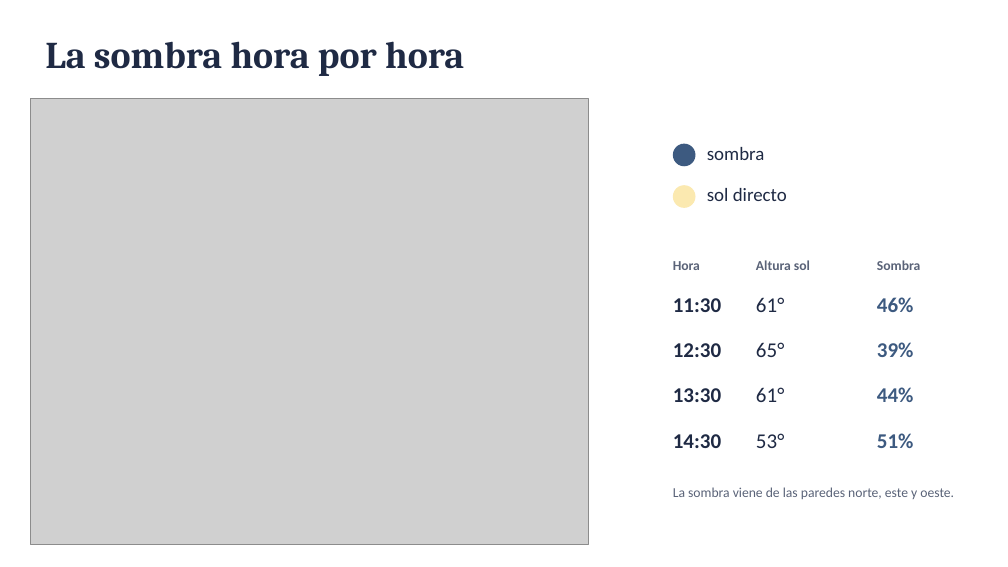
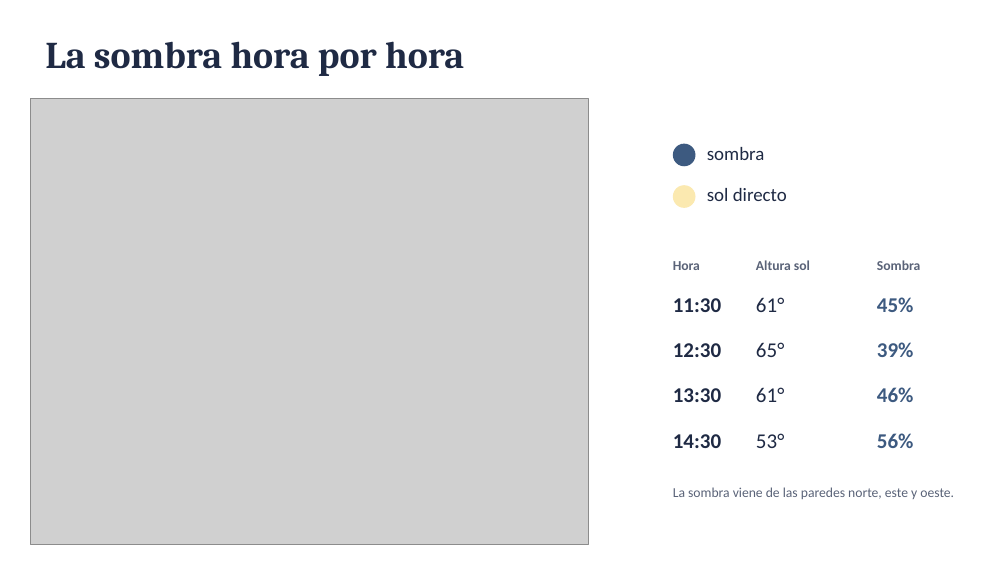
Before and after one commit to juangarbusii-netizen/producto-final-stem-sombras, a slide deck: slide 3 of Sombra_patio_17_octubre.pptx. Drawn at 1008x567 pixels with LibreOffice and Linux fonts; fonts in the diff are those of the drawing; grey boxes stand for pictures. Boxes give left, top, right and bottom in pixels: in the first picture for what was removed or moved away, otherwise in the second. Text is boxed around its words. In the diff, an @@ line names an element or a change of style, - is before the commit and + after.

```diff
--- a/Sombra_patio_17_octubre.pptx
+++ b/Sombra_patio_17_octubre.pptx
@@ text at [877,297,914,312]: text changed @@
-46%
+45%
@@ text at [877,387,914,402]: text changed @@
-44%
+46%
@@ text at [877,433,914,448]: text changed @@
-51%
+56%
```
Also in this commit, not shown: 3 other slides changed, 32 other files.
